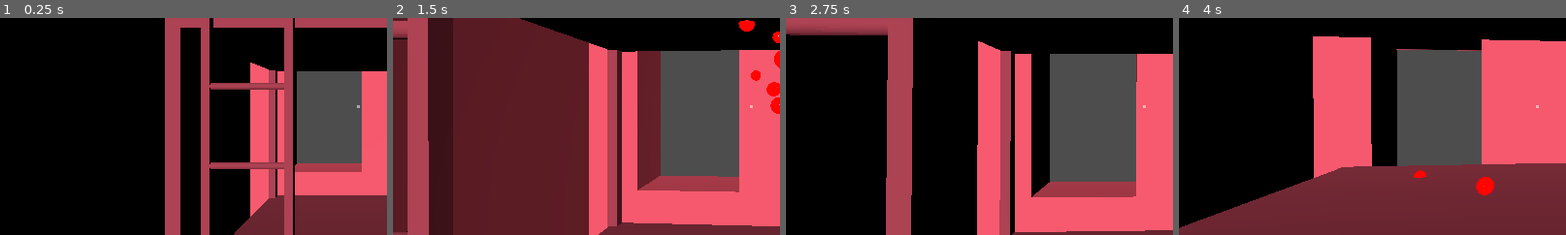
Above: before the commit, frames 1-4 (left to right).
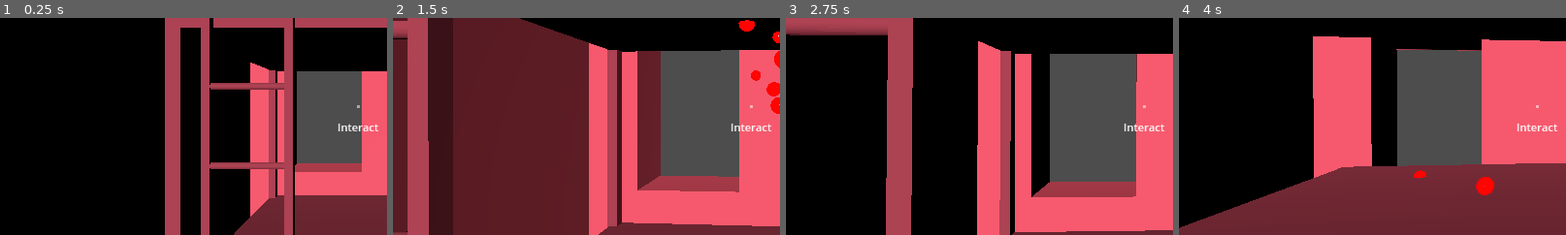
Above: after the commit, the same moments.

Repository: levidavidmurray/TheFinalMomentsOfJeffreyEpstein
Game: Godot game, scene res://scenes/Main.tscn
Two runs of this game, one before a commit and one after it. Both use one fixed random seed, a clock stepped at 60 frames per second and the inputs below. Sound files missing from this copy of the repository are replaced by a short silence.
Inputs (mouse positions are % of the whole screen's width and height, from its top left):
- Up to frame 1 (0.25 s): no input
- Up to frame 2 (1.5 s): tap Enter at 0.5 s; move the mouse to (55, 50) at 0.52 s; hold W (move_forward) from 0.53 s (still down); click (55, 50) at 0.6 s; tap Space (jump) at 0.77 s; move the mouse to (45, 50) at 1.27 s; click (45, 50) at 1.35 s
- Up to frame 3 (2.75 s): keep holding W (move_forward); tap Space (jump) at 1.52 s; move the mouse to (52, 48) at 2.02 s; click (52, 48) at 2.1 s
- Up to frame 4 (4 s): keep holding W (move_forward); move the mouse to (49, 52) at 2.77 s; click (49, 52) at 2.85 s; tap Space (jump) at 3.02, 3.77 s; move the mouse to (57, 51) at 3.52 s; click (57, 51) at 3.6 s
The pictures show only the part of the screen within x 4-54%, y 30-80%; the shares and areas given below are measured in that part.

The runs differ from the first frame. In frame 1, 0.2% of the frame differs, in the area x 87-98%, y 48-53%; in frame 2, 0.2%; in frame 3, 0.2%; in frame 4, 0.2%.

Commit message:
added ui label with interact ray

Diff:
--- a/scenes/Player.tscn
+++ b/scenes/Player.tscn
@@ -68,6 +68,11 @@
 "Shoot": SubResource("Animation_15q4y")
 }
 
+[sub_resource type="SystemFont" id="SystemFont_udxqb"]
+
+[sub_resource type="Theme" id="Theme_fqhhu"]
+default_font = SubResource("SystemFont_udxqb")
+
 [node name="Player" type="CharacterBody3D"]
 script = ExtResource("1_5goeo")
 speed = 7.0
@@ -85,8 +90,8 @@
 transform = Transform3D(1, 0, 0, 0, 1, 0, 0, 0, 1, 0, 1.31123, 0)
 script = ExtResource("2_uidk2")
 
-[node name="ShootRay" type="RayCast3D" parent="Camera"]
-target_position = Vector3(0, 0, -200)
+[node name="InteractRay" type="RayCast3D" parent="Camera"]
+target_position = Vector3(0, 0, -1.75)
 collision_mask = 4
 
 [node name="Gun" type="Node3D" parent="Camera"]
@@ -152,21 +157,22 @@
 color = Color(1, 1, 1, 0.513726)
 
 [node name="CenterContainer" type="CenterContainer" parent="CanvasLayer"]
-anchors_preset = 8
+anchors_preset = -1
 anchor_left = 0.5
 anchor_top = 0.5
 anchor_right = 0.5
 anchor_bottom = 0.5
 offset_left = -94.0
-offset_top = -20.0
+offset_top = 40.0
 offset_right = 94.0
 offset_bottom = 20.0
 grow_horizontal = 2
 grow_vertical = 2
+theme = SubResource("Theme_fqhhu")
 
-[node name="RichTextLabel" type="RichTextLabel" parent="CanvasLayer/CenterContainer"]
+[node name="InteractLabel" type="Label" parent="CanvasLayer/CenterContainer"]
 layout_mode = 2
-text = "Hello World"
+text = "Interact"
 
 [node name="SFX_Footstep" type="AudioStreamPlayer3D" parent="."]
 transform = Transform3D(1, 0, 0, 0, 1, 0, 0, 0, 1, 0, -1.16573, 0)
--- a/scripts/Player.gd
+++ b/scripts/Player.gd
@@ -16,6 +16,8 @@
 @onready var health_component: HealthComponent = $HealthComponent
 @onready var gun: Gun = $Camera/Gun
 @onready var sfx_footstep: AudioStreamPlayer3D = $SFX_Footstep
+@onready var interact_ray: RayCast3D = $Camera/InteractRay
+@onready var interact_label: Label = $CanvasLayer/CenterContainer/InteractLabel
 
 var jumping: bool = false
 var mouse_captured: bool = false
Not shown: 1 places in scenes/Main.tscn that only renumber resources
Not shown: 1 places in scenes/Noose.tscn that only renumber resources
Not shown: 1 places in scenes/Player.tscn that only renumber resources
Empty file added: scripts/UIHelper.gd
